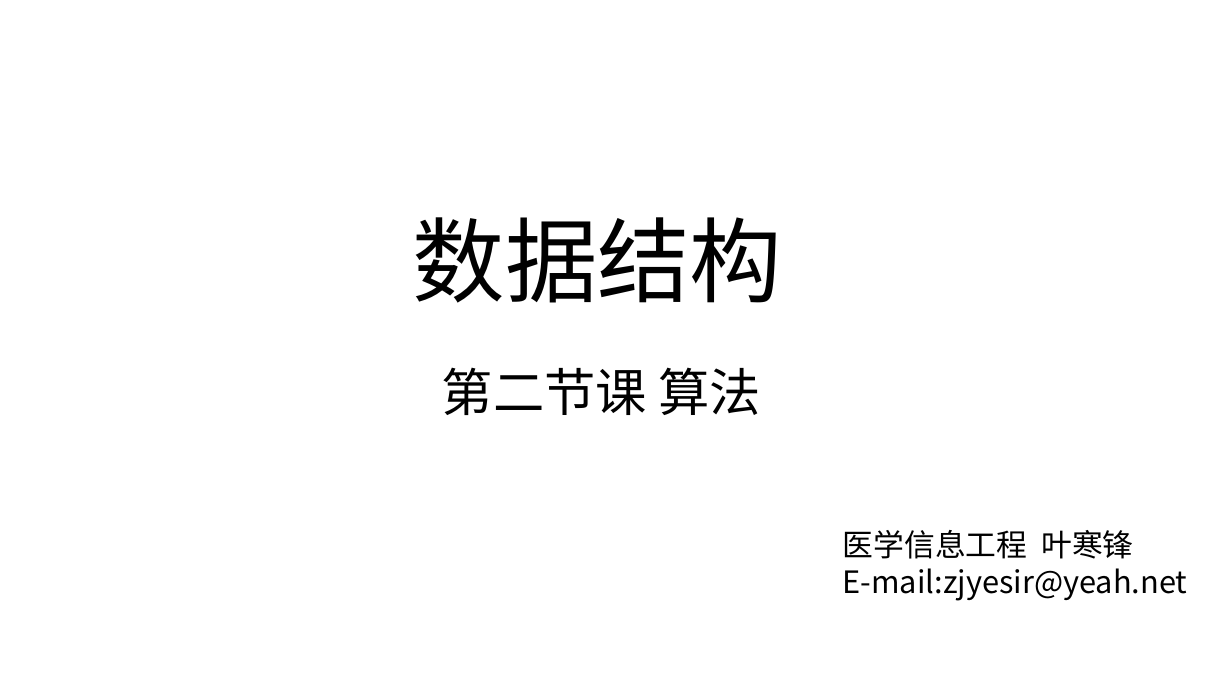
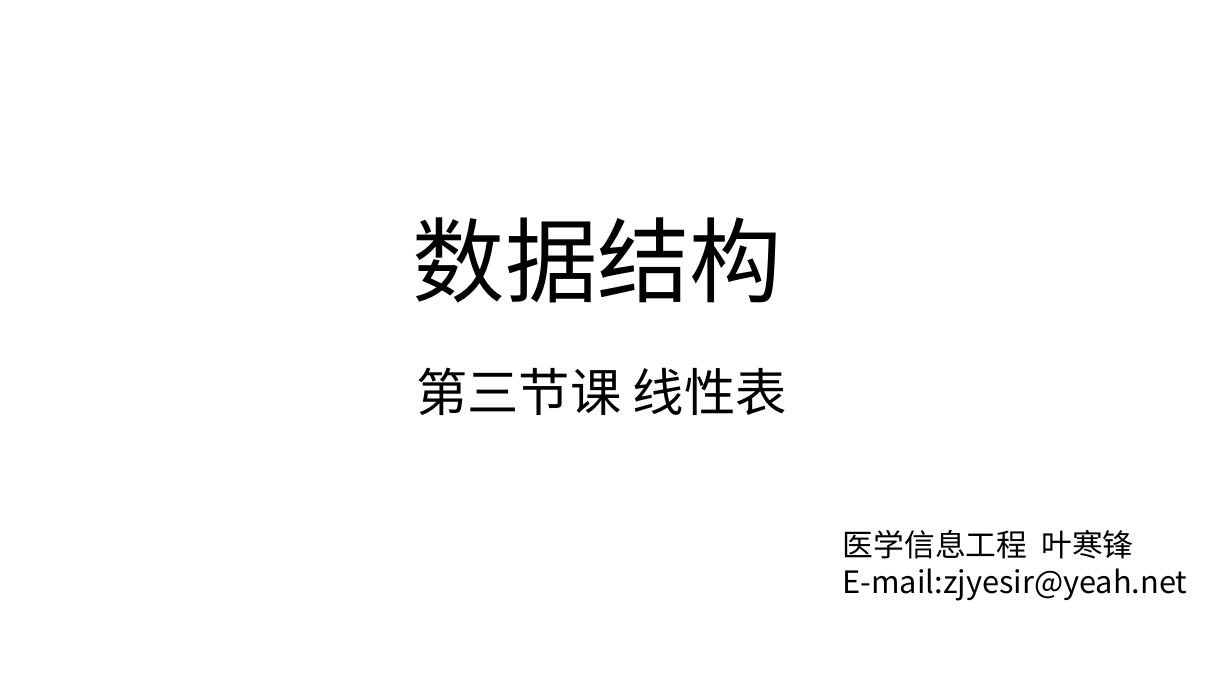
Before and after one commit to zjyesir/hmc_data_structure, a slide deck: slide 1 of 2.线性表.pptx. Drawn at 1232x693 pixels with LibreOffice and Linux fonts; fonts in the diff are those of the drawing; background and template pictures are left out. Boxes give left, top, right and bottom in pixels: in the first picture for what was removed or moved away, otherwise in the second. Text is boxed around its words. In the diff, an @@ line names an element or a change of style, - is before the commit and + after.

```diff
--- a/2.线性表.pptx
+++ b/2.线性表.pptx
@@ text at bbox=[416, 367, 787, 415]: text changed @@
-第二节课 算法
+第三节课 线性表
```
Also in this commit, not shown: 1 other slide changed, 9 slides added, 20 slides removed, 1 other file.
